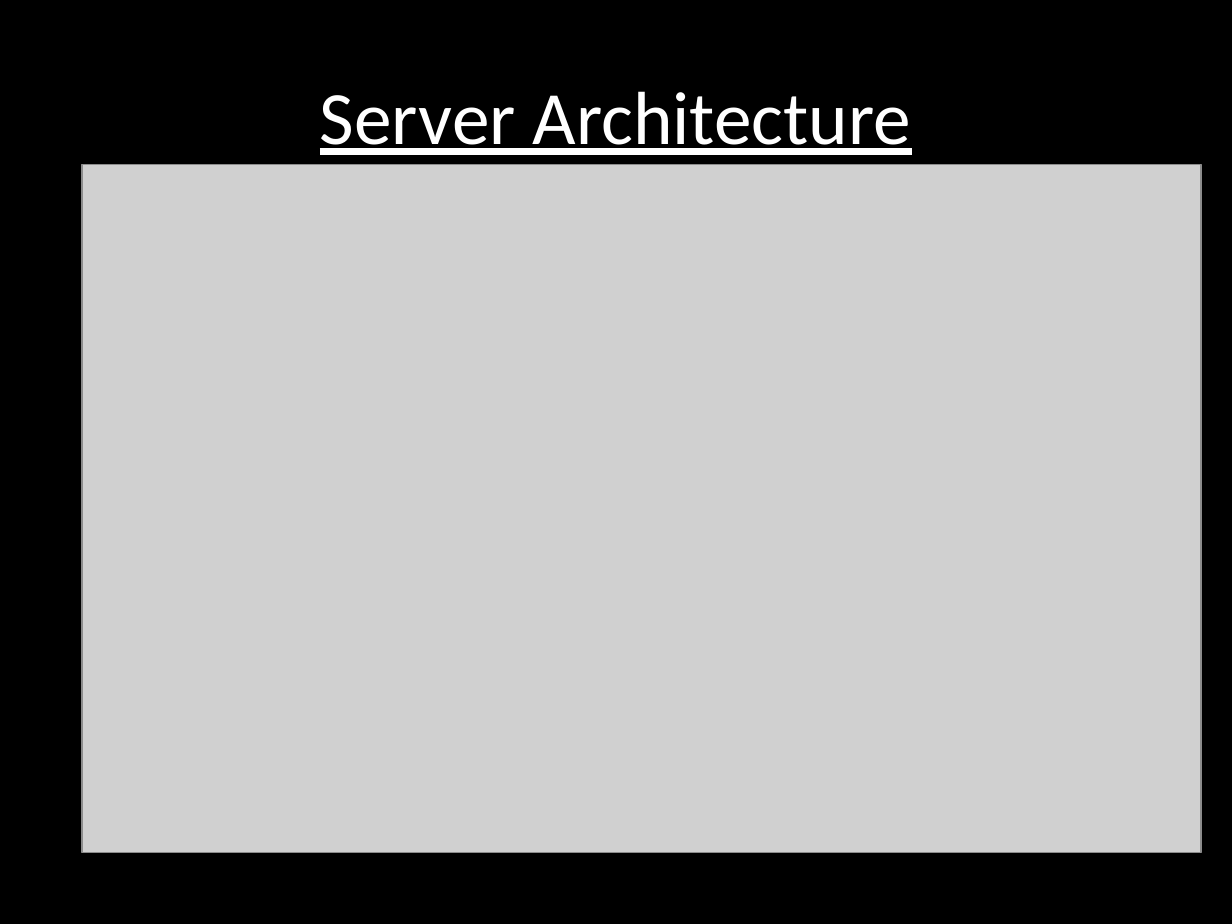
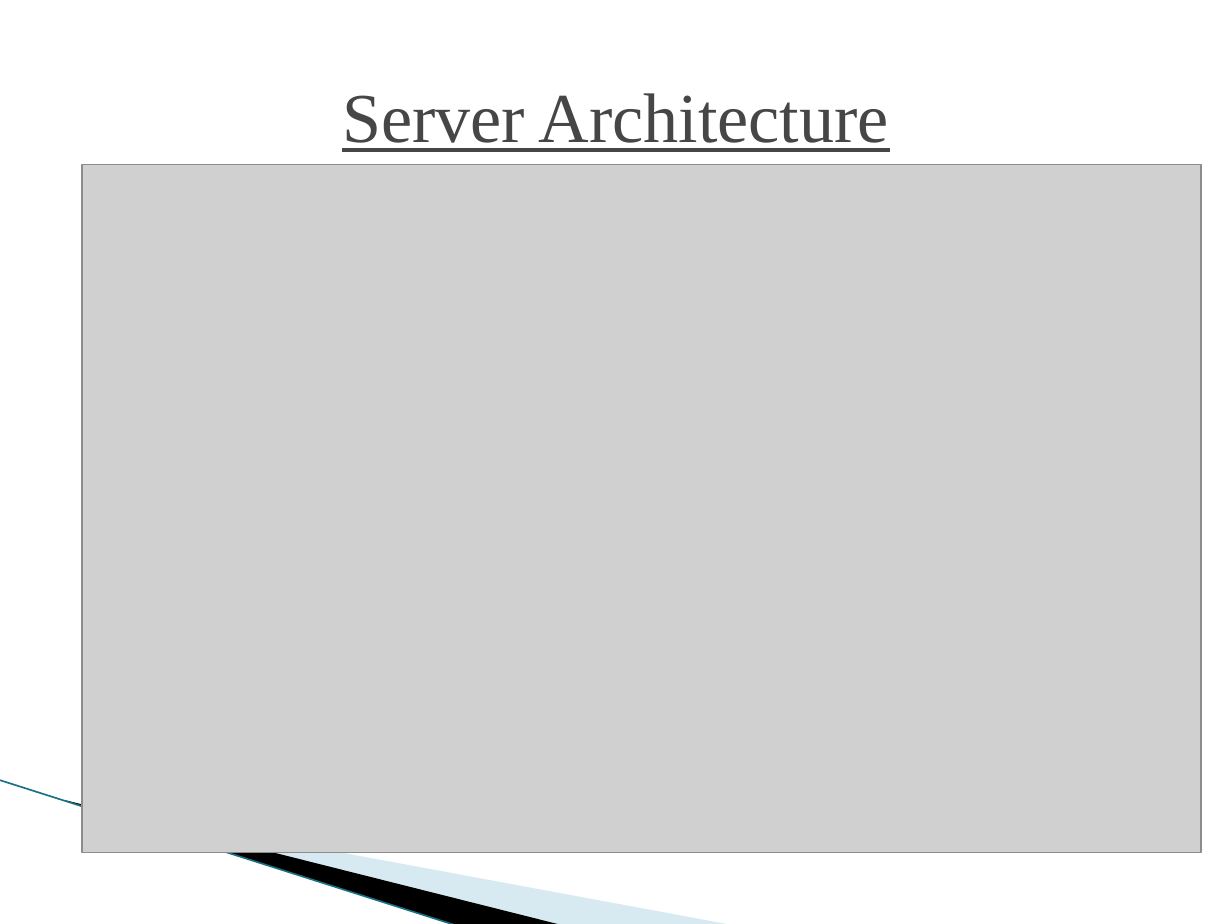
Before and after one commit to nomastmas/raichu, a slide deck: slide 4 of docs/final_presentation_class.pptx (slide 5 before the commit). Drawn at 1232x924 pixels with LibreOffice and Linux fonts; fonts in the diff are those of the drawing; grey boxes stand for pictures; background and template pictures are left out. Boxes give left, top, right and bottom in pixels: in the first picture for what was removed or moved away, otherwise in the second. Text is boxed around its words. In the diff, an @@ line names an element or a change of style, - is before the commit and + after.

Commit message:
formatted class version

```diff
--- a/docs/final_presentation_class.pptx
+++ b/docs/final_presentation_class.pptx
@@ background #000000 to #FFFFFF @@
@@ title "Server Architecture" at (x1=342, y1=93, x2=889, y2=152): size 44 to 41 pt, font Calibri to Times New Roman, text colour #FFFFFF to #464646 @@
@@ line added from (0, 780) to (457, 924), #97C5D8 0.95 pt @@
@@ freeform shape added at (x1=65, y1=800, x2=563, y2=924), fill #000000 @@
@@ freeform shape added at (x1=68, y1=801, x2=733, y2=924), fill #A0CBDC at 40% opacity @@
```
Also in this commit, not shown: 5 other slides changed.
